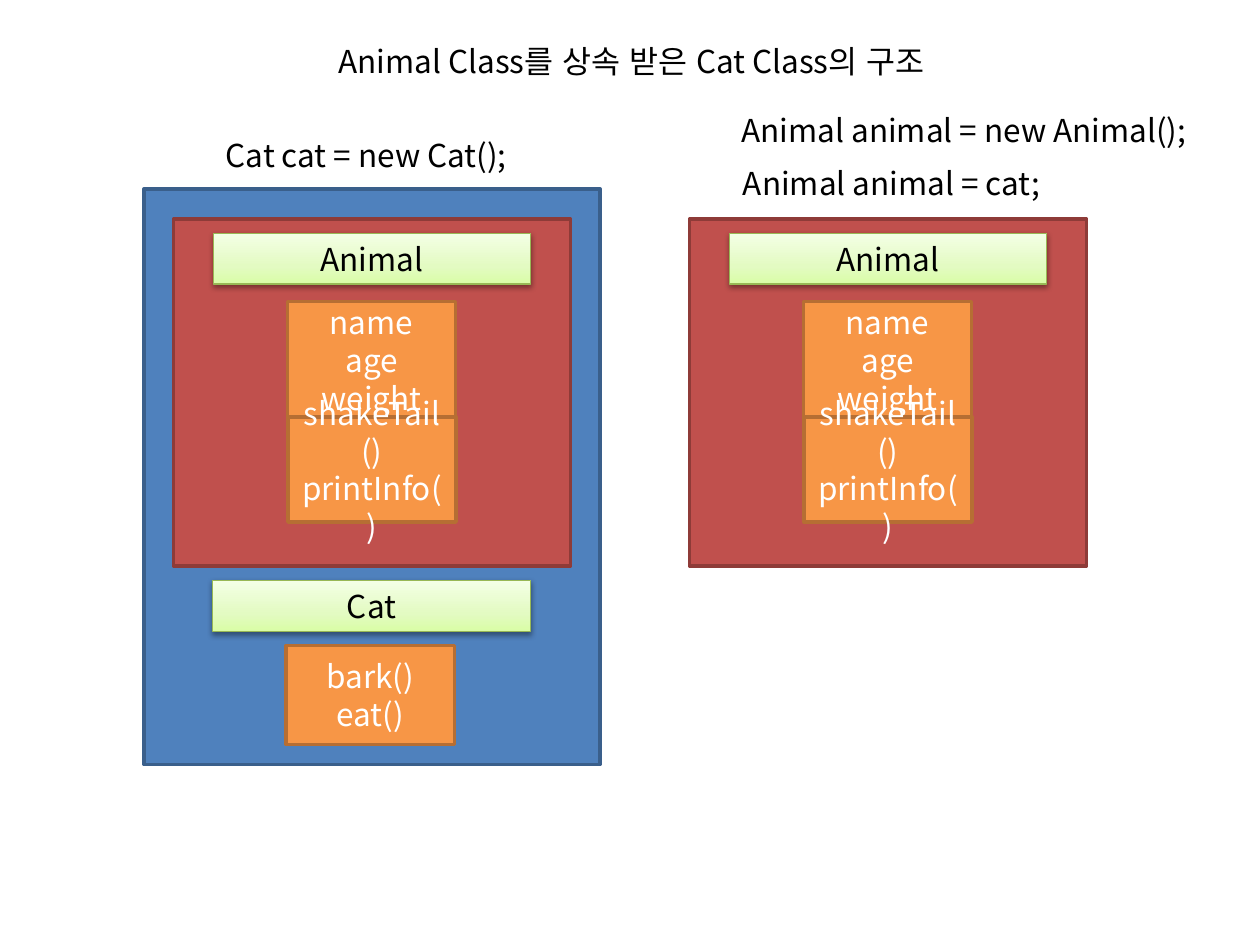
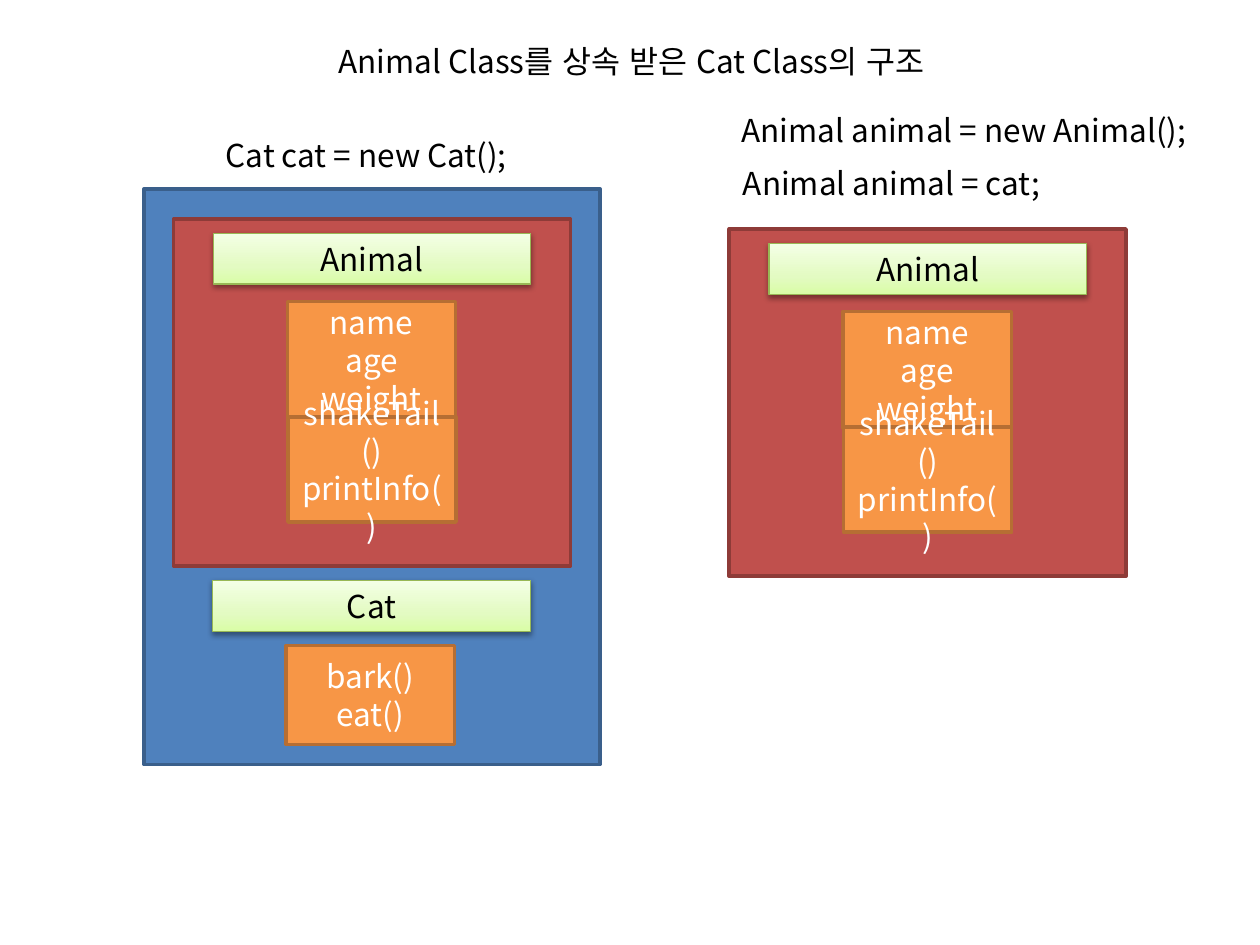
Before and after one commit to terdong/JavaStudy, a slide deck: slide 6 of ppt/day12_다형성.pptx. Drawn at 1260x945 pixels with LibreOffice and Linux fonts; fonts in the diff are those of the drawing. Boxes give left, top, right and bottom in pixels: in the first picture for what was removed or moved away, otherwise in the second. Text is boxed around its words. In the diff, an @@ line names an element or a change of style, - is before the commit and + after.

```diff
--- a/ppt/day12_다형성.pptx
+++ b/ppt/day12_다형성.pptx
@@ 4 rectangles: place and size @@
-4 rectangles at bbox=[689, 219, 1086, 567]
+4 rectangles at bbox=[730, 229, 1126, 577]
```
Also in this commit, not shown: 3 other slides changed, 18 other files.
